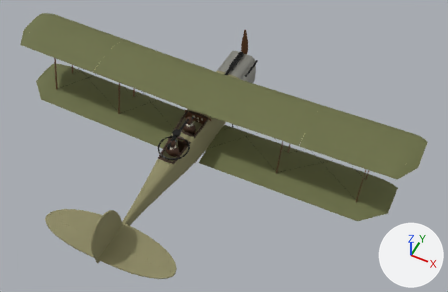
What one commit did to the glTF model public/models/rumpler_civ.glb.
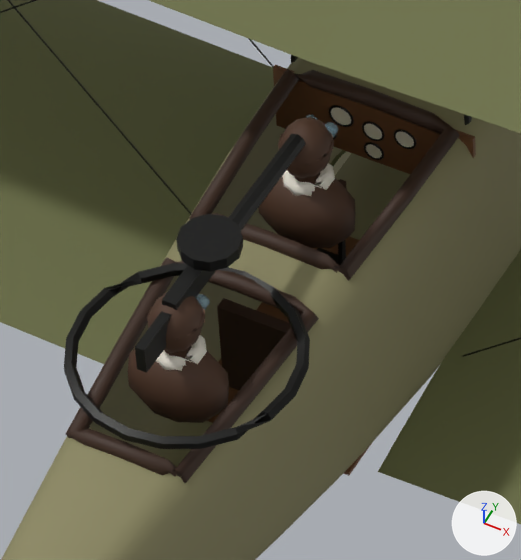
There are two pictures of each version: one whole from a 50 mm camera at (6.45, -11.77, 13.59) aimed at (1.01, -0.89, -0.02), one close up on the part from 33% to 49% of the width and 35% to 60% of the height. The lights are fixed; the arrows at lower right show +X, +Y and +Z. The older version's two pictures come first. Where no turn or scale is listed for an object, it has been applied to the vertices. Vertices at exactly the same position are counted once.

Objects in the first close-up: 'Coaming', 'CockpitInterior', 'Fuselage', 'Gauge_Compass', 'Gun_Flexible', 'Gunner_Figure', 'Guns', 'Pilot_Figure', 'Wing_Lower_L', 'Wing_Lower_R', 'Wing_Upper_L', 'Wing_Upper_R', 'Wires' and 8 more.
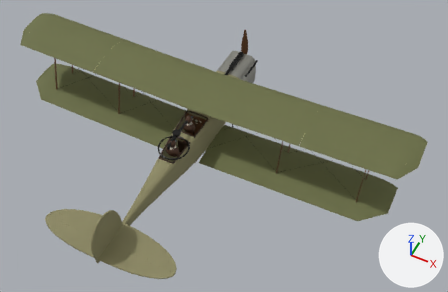
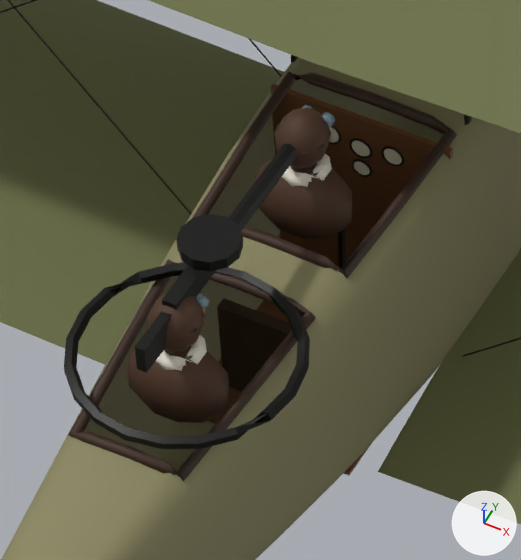
The edits, one by one:
me_cockpitinterior is used by ob_cockpitinterior; location (0.0, 0.0, 0.0).
me_cockpitinterior had 62 vertices, 96 faces and spanned x -0.436..0.436, y -1.525..-0.425, z -0.478..0.55.
me_cockpitinterior now has 62 vertices, 96 faces and spans x -0.391..0.391, y -1.525..-0.425, z -0.494..0.558.
me_cockpitinterior part 1: the loose piece of 8 vertices spanning x -0.436..0.436, y -0.585..-0.565, z 0.23..0.55 is scaled about its middle by (0.895, 1, 3.29), then moved by (0.0, -0.1, -0.358).
me_coaming is used by ob_coaming; location (0.0, 0.0, 0.0).
me_coaming had 156 vertices, 312 faces and spanned x -0.38..0.38, y -2.51..-0.56, z 0.41..0.62.
me_coaming now has 156 vertices, 312 faces and spans x -0.37..0.37, y -2.5..-0.57, z 0.42..0.61.
me_coaming part 2: 156 of 156 vertices moved; they spanned x -0.38..0.38, y -2.51..-0.56, z 0.41..0.62 and now span x -0.37..0.37, y -2.5..-0.57, z 0.42..0.61; mean shift (0.0, 0.0, 0.0).
me_pilot_figure is used by ob_pilot_figure; location (0.0, 0.0, 0.0).
me_pilot_figure had 304 vertices, 588 faces and spanned x -0.205..0.205, y -1.245..-0.965, z 0.307..0.897.
me_pilot_figure now has 304 vertices, 588 faces and spans x -0.205..0.205, y -1.265..-0.985, z 0.377..0.967.
me_pilot_figure part 3: the whole mesh is moved by (0.0, -0.02, 0.07).
Object 'Gauge_Compass' (ob_gauge_compass) moves from (0.0, -0.588, 0.29) to (0.0, -0.688, 0.288).

Pixel boxes (x1, y1, x2, y2) of what changed, in the close-ups (521 x 560 px; the box of a moved part takes in the faces that stretch with it):
'Coaming', reshaped: before (66, 69, 460, 483); after (68, 71, 457, 481)
'CockpitInterior', reshaped: before (207, 65, 476, 476); after (207, 83, 453, 476)
'Pilot_Figure', moved: before (258, 115, 356, 248); after (255, 105, 352, 239)
'Gauge_Compass', moved: before (366, 144, 382, 158); after (354, 161, 370, 175)
part 1 of me_cockpitinterior, moved or reshaped: before (273, 65, 476, 174); after (271, 83, 453, 266)
